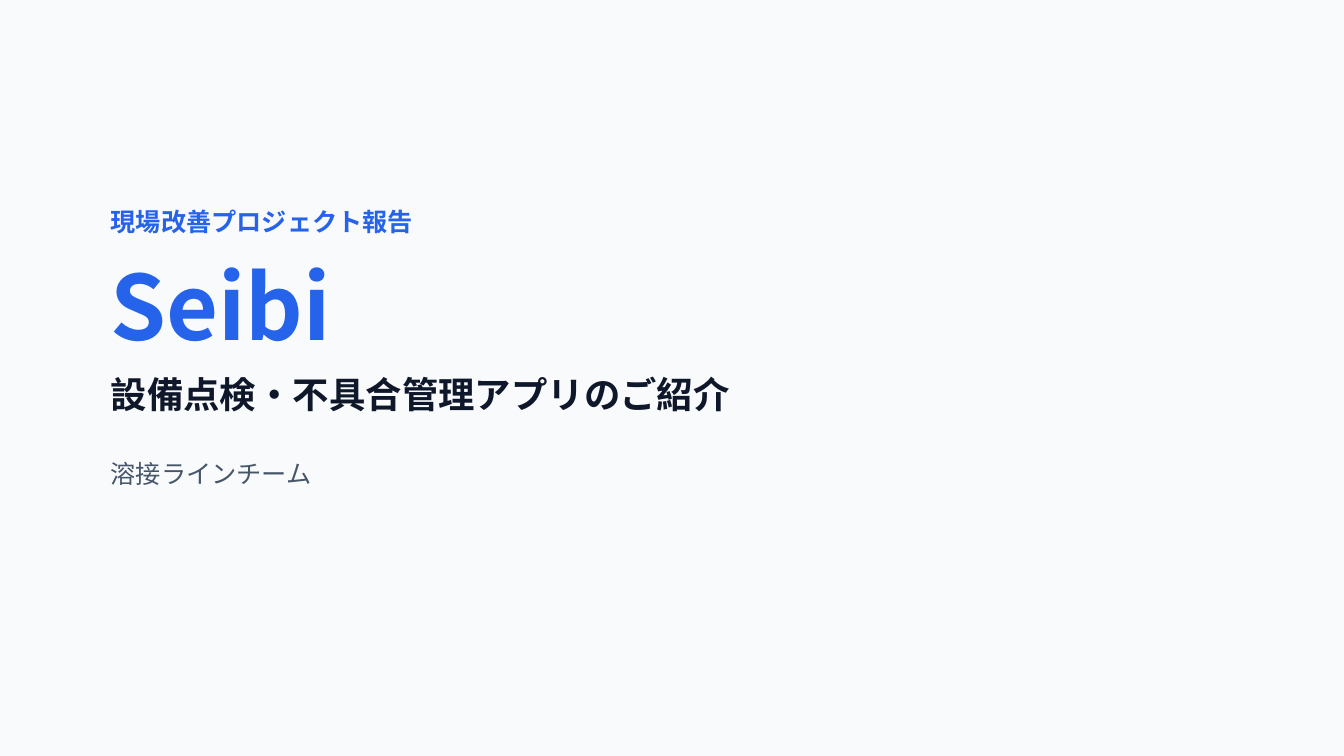
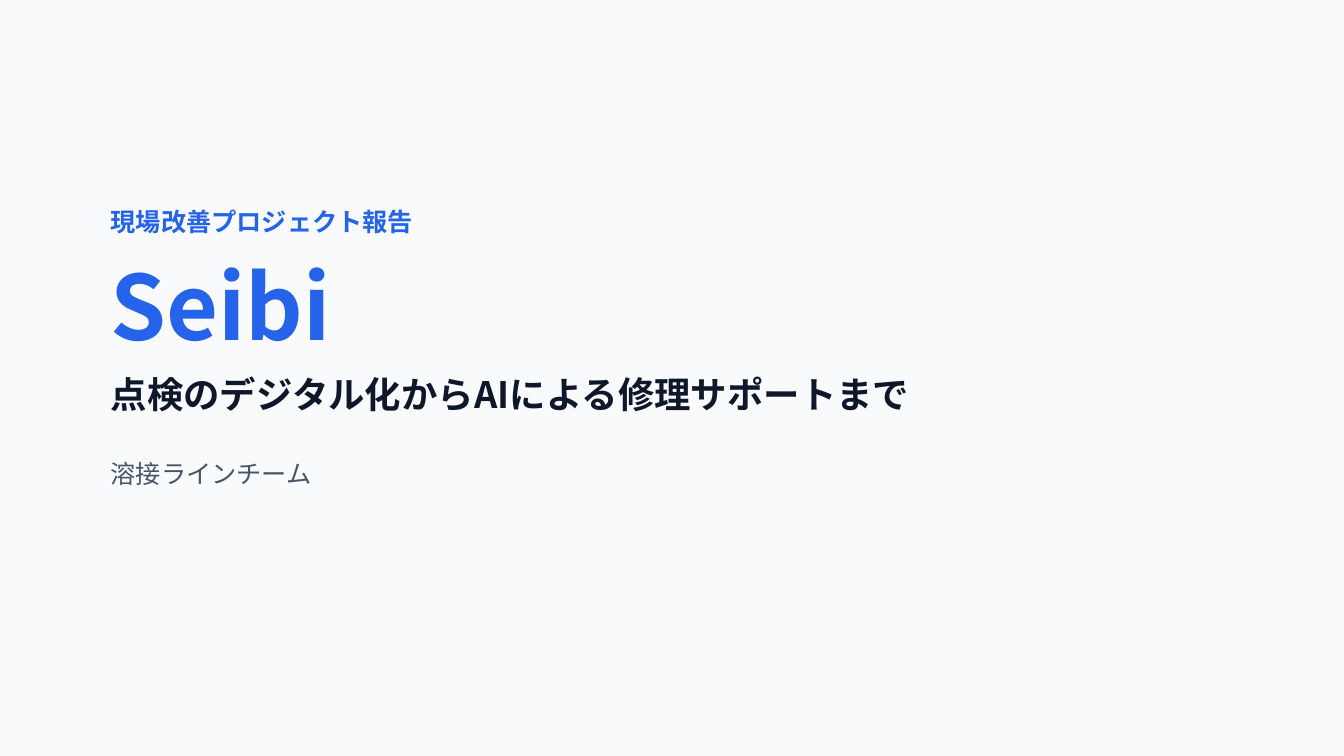
Before and after one commit to markjosephdsgatdula-dotcom/seibi-app-presentation, a slide deck: slide 1 of seibi_presentation.pptx. Drawn at 1344x756 pixels with LibreOffice and Linux fonts; fonts in the diff are those of the drawing. Boxes give left, top, right and bottom in pixels: in the first picture for what was removed or moved away, otherwise in the second. Text is boxed around its words. In the diff, an @@ line names an element or a change of style, - is before the commit and + after.

```diff
--- a/seibi_presentation.pptx
+++ b/seibi_presentation.pptx
@@ text at (x1=111, y1=376, x2=910, y2=412): text changed @@
-設備点検・不具合管理アプリのご紹介
+点検のデジタル化からAIによる修理サポートまで
```
Also in this commit, not shown: 16 other files.
